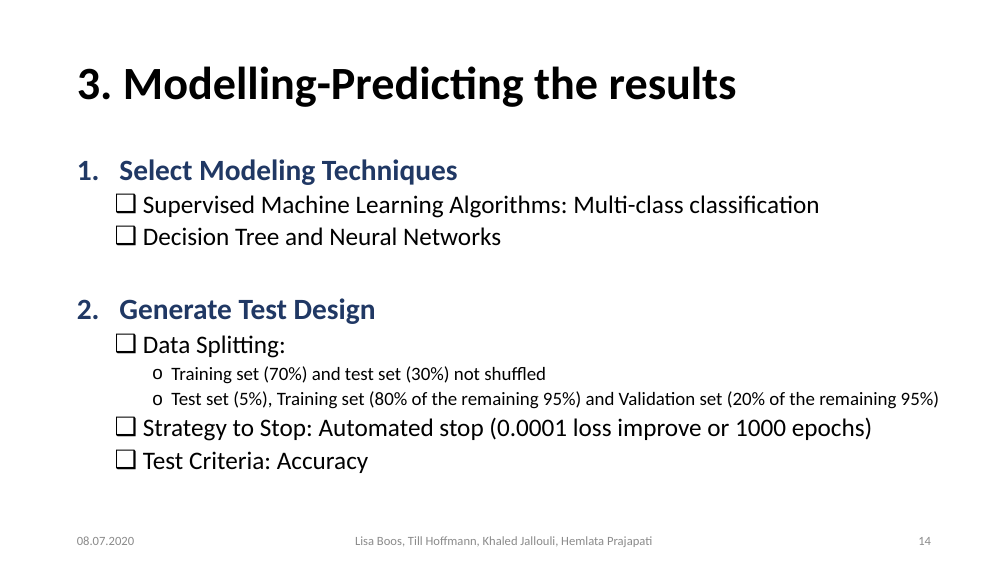
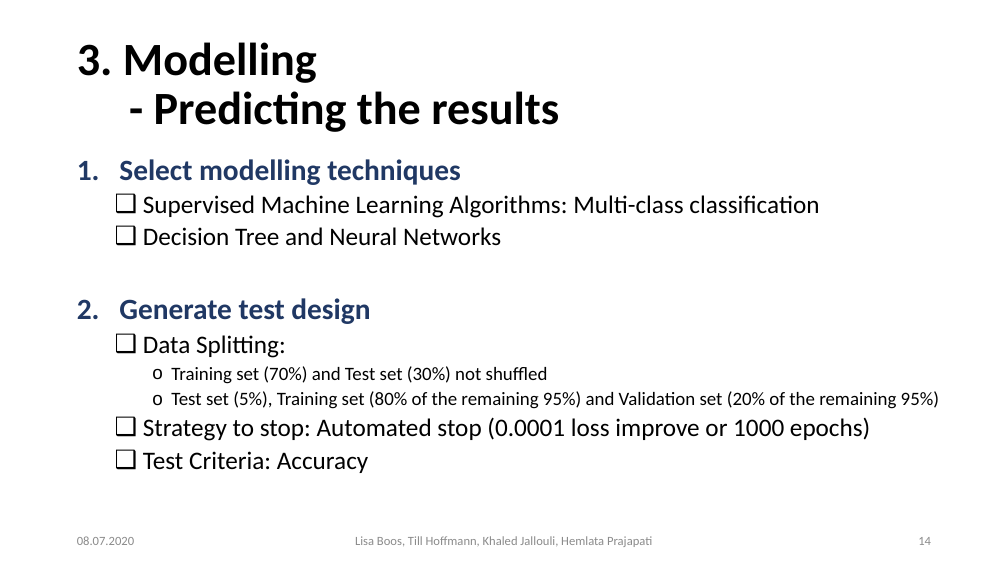
Before and after one commit to Khaledjallouli/project, a slide deck: slide 14 of Daily/sprint9/Final_Presentation_Phase_I.pptx. Drawn at 1008x567 pixels with LibreOffice and Linux fonts; fonts in the diff are those of the drawing; background and template pictures are left out. Boxes give left, top, right and bottom in pixels: in the first picture for what was removed or moved away, otherwise in the second. Text is boxed around its words. In the diff, an @@ line names an element or a change of style, - is before the commit and + after.

```diff
--- a/Daily/sprint9/Final_Presentation_Phase_I.pptx
+++ b/Daily/sprint9/Final_Presentation_Phase_I.pptx
@@ title at (77,42,559,132): spaces changed @@
-3. Modelling-Predicting the results
+3. Modelling
+- Predicting the results
@@ text at (119,159,461,185): text changed @@
-1. Select Modeling Techniques
+1. Select modelling techniques
@@ text at (119,298,370,324): text changed @@
-2. Generate Test Design
+2. Generate test design
@@ text at (171,366,548,384): text changed @@
-    o Training set (70%) and test set (30%) not shuffled
+    o Training set (70%) and Test set (30%) not shuffled
@@ text at (143,417,870,441): text changed @@
-  ❑ Strategy to Stop: Automated stop (0.0001 loss improve or 1000 epochs)
+  ❑ Strategy to stop: Automated stop (0.0001 loss improve or 1000 epochs)
```
Also in this commit, not shown: 18 other slides changed, 2 slides added.
